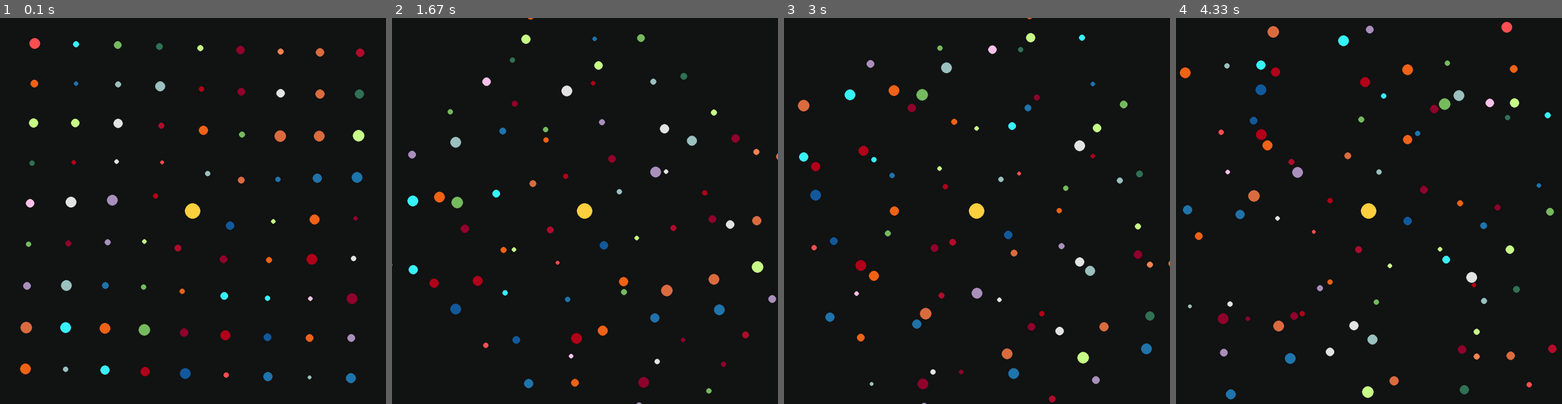
Above: before the commit, frames 1-4 (left to right).
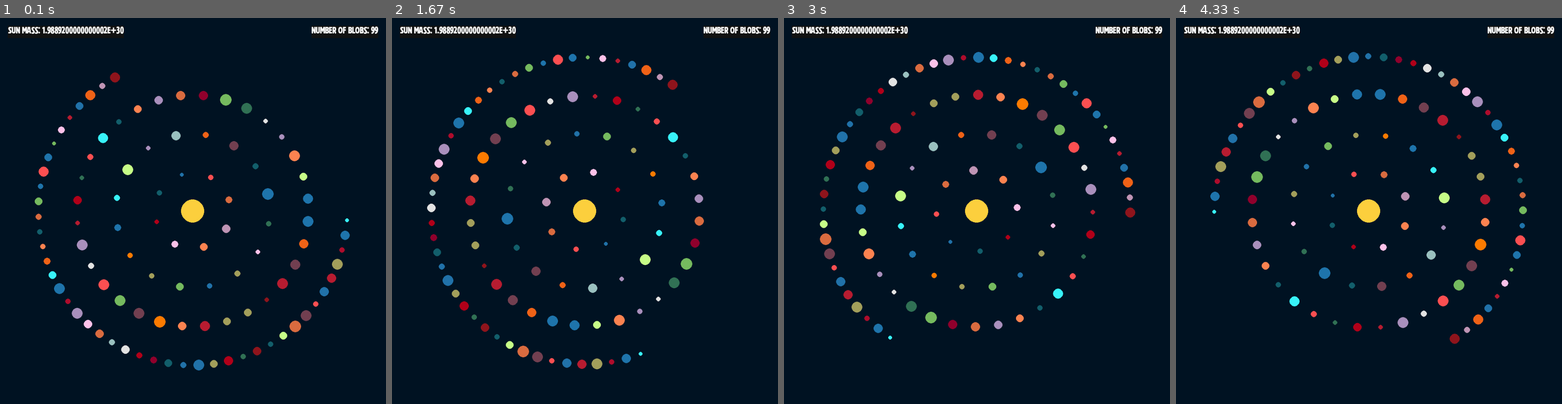
Above: after the commit, the same moments.

Repository: jmottster/newton
Game: pygame game, started from main.py
The game is run twice, just before and just after one commit, with the same random seed, the same clock (stepped at 60 frames per second) and the same inputs.
Inputs:
- Up to frame 1 (0.1 s): no input
- Up to frame 2 (1.67 s): no input
- Up to frame 3 (3 s): no input
- Up to frame 4 (4.33 s): no input

The runs differ from the first frame. In frame 1, 7.2% of the frame differs, in the area x 2-98%, y 2-95%; in frame 2, 6.9%; in frame 3, 7.0%; in frame 4, 7.2%.

Commit message:
Massive refactoring of code, added circular grid placement, added stat display, and other stuff

Diff:
--- /dev/null
+++ b/blob_plotter.py
@@ -0,0 +1,251 @@
+"""
+Newton's Laws, a simulator of physics at the scale of space
+
+Class file for setting up initial posisions and velocities of blobs and maintaining them
+
+by Jason Mott, copyright 2024
+"""
+import pygame
+import math
+import random
+from globals import *
+from massive_blob import MassiveBlob
+
+__author__ = "Jason Mott"
+__copyright__ = "Copyright 2024"
+__license__ = "GPL 3.0"
+__version__ = "0.0.1"
+__maintainer__ = "Jason Mott"
+__email__ = "github@jasonmott.com"
+__status__ = "In Progress"
+
+
+class BlobPlotter:
+
+    """
+    A class used for setting up initial posisions and velocities of blobs and maintaining them
+
+    Attributes
+    ----------
+
+
+    Methods
+    -------
+    setup_blobs()
+        populates blob array according to global var values
+    draw_blobs(screen, blob_font)
+        draws the blobs on the screen (a PyGame screen), also draws a name label if that's turned on
+    draw_stats(screen, stat_font)
+        draws blob stats on the screen corners (mass of sun, number of blobs left, how many swallowed, how many escaped)
+    update_blobs()
+        applies collision detection, gravitational pull, and if activated, edge detection
+
+    """
+
+    def __init__(self):
+        self.blobs = []
+
+    def setup_blobs(self):
+        # split the screen up into enough partitions for every blob
+        if NUM_BLOBS > 9:
+            blob_partition = round((SCALED_SCREEN_SIZE / math.sqrt(NUM_BLOBS)))
+        else:
+            blob_partition = SCALED_SCREEN_SIZE / 4
+
+        # Set up the center blob, which will be the massive star all other blobs orbit
+        x = SCALED_SCREEN_SIZE / 2
+        y = SCALED_SCREEN_SIZE / 2
+
+        self.blobs.append(
+            MassiveBlob(
+                CENTER_BLOB_NAME,
+                CENTER_BLOB_COLOR,
+                CENTER_BLOB_RADIUS,
+                CENTER_BLOB_MASS,
+                x,
+                y,
+                0,
+                0,
+            )
+        )
+
+        # Blob placement grid, either square (if SQUARE_BLOB_PLOTTER True) or circular . . .
+
+        # Interators for square grid placement
+        y_count = 0
+        y_turns = 0
+        x_turns = 1
+
+        # Interators for circular grid placement
+        plot_rad = 0
+        pi_inc = 0.25
+        plot_radius = blob_partition
+
+        for z in range(NUM_BLOBS - 1):
+            # Set up some random values for this blob
+            color = round(random.random() * (len(COLORS) - 1))
+            radius = round((random.random() * (MAX_RADIUS - MIN_RADIUS)) + MIN_RADIUS)
+            mass = (random.random() * (MAX_MASS - MIN_MASS)) + MIN_MASS
+
+            if SQUARE_BLOB_PLOTTER == True:  # Square grid x,y plot for this blob
+                # Get x and y coordinates for this blob
+                # x and y take turns moving, each turn gives the other one more turn than
+                # last time, which we need to do to spiral around in a square grid
+                if y_turns == 0:
+                    x_turns -= 1
+                    if x_turns == 0:
+                        y_turns = y_count + 1
+                        y_count = 0
+
+                    if y <= (SCALED_SCREEN_SIZE / 2):
+                        x += blob_partition
+                    elif y > (SCALED_SCREEN_SIZE / 2):
+                        x -= blob_partition
+                else:
+                    y_count += 1
+                    y_turns -= 1
+                    if y_turns == 0:
+                        x_turns = y_count + 1
+
+                    if x >= (SCALED_SCREEN_SIZE / 2):
+                        y += blob_partition
+                    elif x < (SCALED_SCREEN_SIZE / 2):
+                        y -= blob_partition
+            else:  # Circular grid x,y plot for this blob
+                # Get x and y for this blob, vars set up from last interation or initial setting
+                x = (SCALED_SCREEN_SIZE / 2) + math.cos(plot_rad) * plot_radius
+                y = (SCALED_SCREEN_SIZE / 2) + math.sin(plot_rad) * plot_radius
+
+                # Set up vars for next interation, move the "clock dial" another notch,
+                # or make it longer by blob_partition if we've gone around 360 degrees
+                if round(plot_rad, 8) == round((math.pi * 2) - (math.pi * pi_inc), 8):
+                    plot_rad = 0
+                    plot_radius += blob_partition
+                    pi_inc = pi_inc / 2
+                else:
+                    plot_rad += math.pi * pi_inc
+
+            # Figure out velocity for this blob
+            dx = x - (SCALED_SCREEN_SIZE / 2)
+            dy = y - (SCALED_SCREEN_SIZE / 2)
+
+            velocity = 0
+            if START_PERFECT_ORBIT == True:
+                # get velocity for a perfect orbit around center blob
+                d = math.sqrt(dx**2 + dy**2)
+                velocity = math.sqrt(G * CENTER_BLOB_MASS / d)
+            else:
+                # Just use a random velocity
+                velocity = (
+                    random.random() * (MAX_VELOCITY - MIN_VELOCITY) + MIN_VELOCITY
+                )
+
+            # Take our angle to the center and move it 90 degrees
+            # to set an orbital trajectory
+            rad = math.atan2(dy, dx)
+            rad = rad + (math.pi * 0.5)
+            # Set x and y velocities proportionate to orbital direction
+            velocityx = math.cos(rad) * velocity
+            velocityy = math.sin(rad) * velocity
+
+            ## Make sure all velocities are pointing is the right direction
+
+            # Adjust y velocities according to where they are on the x axis
+            if x > (SCALED_SCREEN_SIZE / 2) and velocityy < 0:
+                velocityy = -velocityy
+            elif x < (SCALED_SCREEN_SIZE / 2) and velocityy > 0:
+                velocityy = -velocityy
+
+            # Adjust x velocities according to where they are on the y axis
+            if y > (SCALED_SCREEN_SIZE / 2) and velocityx > 0:
+                velocityx = -velocityx
+            elif y < (SCALED_SCREEN_SIZE / 2) and velocityx < 0:
+                velocityx = -velocityx
+
+            # Phew, let's instantiate this puppy . . .
+            self.blobs.append(
+                MassiveBlob(
+                    str(z + 1), COLORS[color], radius, mass, x, y, velocityx, velocityy
+                )
+            )
+
+    def draw_blobs(self, screen, blob_font):
+        # Draw the blobs
+        for blob in self.blobs:
+            # get rid of dead blobs
+            if blob.dead == True:
+                self.blobs.remove(blob)
+                continue
+            x, y = blob.x * SCALE, blob.y * SCALE
+            pygame.draw.circle(
+                screen,
+                blob.color,
+                (x, y),
+                blob.radius,
+            )
+            # Uncomment for writting lables on blobs
+            # mass_text = blob_font.render(f"{blob.name}", 1, (255, 255, 255), (0, 0, 0))
+            # screen.blit(
+            #     mass_text,
+            #     (
+            #         (blob.x * SCALE) - (mass_text.get_width() / 2),
+            #         (blob.y * SCALE) - (mass_text.get_height() / 2),
+            #     ),
+            # )
+            #
+            # Ghosting not really working at the moment
+            # if blob.ghosting == True:
+            #     pygame.draw.circle(
+            #         screen,
+            #         blob.color,
+            #         (blob.ghostx, blob.ghosty),
+            #         blob.radius,
+            #     )
+
+    def draw_stats(self, screen, stat_font):
+        stat_text_left = stat_font.render(
+            f"Sun mass: {self.blobs[0].mass}",
+            1,
+            (255, 255, 255),
+            (19, 21, 21),
+        )
+        screen.blit(
+            stat_text_left,
+            (
+                20,
+                20,
+            ),
+        )
+        stat_text_right = stat_font.render(
+            f"Number of blobs: {len(self.blobs)-1}",
+            1,
+            (255, 255, 255),
+            (19, 21, 21),
+        )
+        screen.blit(
+            stat_text_right,
+            (
+                SCREEN_SIZE - stat_text_right.get_width() - 20,
+                20,
+            ),
+        )
+
+    def update_blobs(self):
+        # set up hash to prevent double checking blob pairs for collision
+        checked = {}
+
+        # Check blobs
+        for blob in self.blobs:
+            # Check for and react to any collisions with other blobs
+            for blob2 in self.blobs:
+                if (id(blob2) != id(blob)) and (checked.get(id(blob2)) == None):
+                    blob.collision_detection(blob2)  # TODO ghost collision detection
+                blob.gravitational_pull(blob2, G)
+
+            checked[id(blob)] = 1
+
+            # Change direction or wrap if hitting the edge of screen
+            # blob.edge_detection(screen, wrap)
+
+            # Apply velocity
+            blob.advance()
--- a/globals.py
+++ b/globals.py
@@ -7,6 +7,7 @@
 """
 
 import math
+from os import path
 
 __author__ = "Jason Mott"
 __copyright__ = "Copyright 2024"
@@ -23,25 +24,30 @@
 SCALE_FACTOR = 500  # Number of pixles to equal 1 AU
 SCALE = SCALE_FACTOR / AU  # 1 AU = SCALE_FACTOR pixels
 FRAME_RATE = 60  # there are FRAME_RATE frames per second
-TIMESCALE = 3600 * 10  # elapsed time per frame, in seconds
+TIMESCALE = 3600 * 12  # elapsed time per frame, in seconds
 SCREEN_SIZE = 1000  # Height and width of screen (square is best for orbits)
 SCALED_SCREEN_SIZE = (SCREEN_SIZE / SCALE_FACTOR) * AU  # Real height and width in AU
-BACKGROUND_COLOR = (19, 21, 21)  # screen background color
+BACKGROUND_COLOR = (0, 21, 36)  # screen background color
 # night black (19, 21, 21)
 # jet grey (43, 44, 40)
+# rich black (0, 21, 36)
+DISPLAY_FONT = path.join("resources", "Rushfordclean-rgz89.otf")
+WINDOW_ICON = path.join("resources", "newton_icon.png")
 
 # Vars for creating blobs somewhat randomly
-NUM_BLOBS = 90
+NUM_BLOBS = 100
 MIN_RADIUS = 5
 MAX_RADIUS = 15
 START_PERFECT_ORBIT = True  # If true all blobs will start
 # with a perfect orbital velocity
+SQUARE_BLOB_PLOTTER = False  # Plot blobs in a square grid to start
+# (more chaos to start), otherwise a perfect circular grid (less chaos to start) will be used
 MIN_VELOCITY = 25.783 * 500  # Only if START_PERFECT_ORBIT is False
 MAX_VELOCITY = 29.783 * 500  # Only if START_PERFECT_ORBIT is False
 MIN_MASS = 3.30 * 10**23 * 0.75  # currently set with 75% of mass of Mercury
 MAX_MASS = 5.9742 * 10**24  # currently set with mass of Earth
 CENTER_BLOB_MASS = 1.98892 * 10**30  # currently set with mass of the sun
-CENTER_BLOB_RADIUS = 20
+CENTER_BLOB_RADIUS = 30
 CENTER_BLOB_COLOR = (255, 210, 63)
 CENTER_BLOB_NAME = "sun"
 
@@ -64,6 +70,13 @@
     (255, 196, 235),
     (242, 100, 25),
     (20, 92, 158),
+    (255, 125, 0),
+    (21, 97, 109),
+    (186, 31, 51),
+    (145, 23, 31),
+    (116, 66, 83),
+    (166, 161, 94),
+    (194, 151, 184),
 ]
 
 
--- a/main.py
+++ b/main.py
@@ -6,11 +6,11 @@
 by Jason Mott, copyright 2024
 """
 
-import sys
+
 import pygame
-import random
-from os import path
+from resources import resource_path
 from massive_blob import MassiveBlob
+from blob_plotter import BlobPlotter
 from globals import *
 
 __author__ = "Jason Mott"
@@ -22,129 +22,21 @@
 __status__ = "In Progress"
 
 
-def resource_path(relative_path):
-    # Get absolute path to resource, works for dev and for PyInstaller
-    try:
-        # PyInstaller creates a temp folder and stores path in _MEIPASS
-        base_path = sys._MEIPASS
-    except Exception:
-        base_path = path.abspath(".")
-
-    return path.join(base_path, relative_path)
-
-
-blobs = []
 pygame.init()
 
 # Set up the window, frame rate clock, and fonts
 screen = pygame.display.set_mode([SCREEN_SIZE, SCREEN_SIZE])
 pygame.display.set_caption("Newton's Laws")
-img = pygame.image.load(resource_path("newton_icon.png"))
+img = pygame.image.load(resource_path(WINDOW_ICON))
 pygame.display.set_icon(img)
 clock = pygame.time.Clock()
-font = pygame.font.SysFont("comicsans", 16)
-
-
-def setup_blobs():
-    # split the screen up into enough partitions for every blob
-    blob_partition = round((SCALED_SCREEN_SIZE / math.sqrt(NUM_BLOBS)))
-
-    # Set up the center blob, which will be the massive star all other blobs orbit
-    x = SCALED_SCREEN_SIZE / 2
-    y = SCALED_SCREEN_SIZE / 2
-
-    blobs.append(
-        MassiveBlob(
-            CENTER_BLOB_NAME,
-            CENTER_BLOB_COLOR,
-            CENTER_BLOB_RADIUS,
-            CENTER_BLOB_MASS,
-            x,
-            y,
-            0,
-            0,
-        )
-    )
-
-    # Spiral around the center in a square grid of partitions,
-    # one partition at a time, to place the other blobs
-    y_count = 0
-    y_turns = 0
-    x_turns = 1
-    for z in range(NUM_BLOBS - 1):
-        # Set up some random values for this blob
-        color = round(random.random() * (len(COLORS) - 1))
-        radius = round((random.random() * (MAX_RADIUS - MIN_RADIUS)) + MIN_RADIUS)
-        mass = (random.random() * (MAX_MASS - MIN_MASS)) + MIN_MASS
-
-        # Get x and y coordinates for this blob
-        # x and y take turns moving, each turn gives the other one more turn than
-        # last time, which we need to do to spiral around in a square grid
-        if y_turns == 0:
-            x_turns -= 1
-            if x_turns == 0:
-                y_turns = y_count + 1
-                y_count = 0
-
-            if y <= (SCALED_SCREEN_SIZE / 2):
-                x += blob_partition
-            elif y > (SCALED_SCREEN_SIZE / 2):
-                x -= blob_partition
-        else:
-            y_count += 1
-            y_turns -= 1
-            if y_turns == 0:
-                x_turns = y_count + 1
-
-            if x >= (SCALED_SCREEN_SIZE / 2):
-                y += blob_partition
-            elif x < (SCALED_SCREEN_SIZE / 2):
-                y -= blob_partition
-
-        dx = x - (SCALED_SCREEN_SIZE / 2)
-        dy = y - (SCALED_SCREEN_SIZE / 2)
-
-        velocity = 0
-        if START_PERFECT_ORBIT == True:
-            # get velocity for a perfect orbit around center blob
-            d = math.sqrt(dx**2 + dy**2)
-            velocity = math.sqrt(G * CENTER_BLOB_MASS / d)
-        else:
-            # Just use a random velocity
-            velocity = random.random() * (MAX_VELOCITY - MIN_VELOCITY) + MIN_VELOCITY
-
-        # Take our angle to the center and move it 90 degrees
-        # to set an orbital trajectory
-        rad = math.atan2(dy, dx)
-        rad = rad + (math.pi * 0.5)
-        # Set x and y velocities proportionate to orbital direction
-        velocityx = math.cos(rad) * velocity
-        velocityy = math.sin(rad) * velocity
-
-        ## Make sure all velocities are pointing is the right direction
-
-        # Adjust y velocities according to where they are on the x axis
-        if x > (SCALED_SCREEN_SIZE / 2) and velocityy < 0:
-            velocityy = -velocityy
-        elif x < (SCALED_SCREEN_SIZE / 2) and velocityy > 0:
-            velocityy = -velocityy
-
-        # Adjust x velocities according to where they are on the y axis
-        if y > (SCALED_SCREEN_SIZE / 2) and velocityx > 0:
-            velocityx = -velocityx
-        elif y < (SCALED_SCREEN_SIZE / 2) and velocityx < 0:
-            velocityx = -velocityx
-
-        # Phew, let's instantiate this puppy . . .
-        blobs.append(
-            MassiveBlob(
-                str(z + 1), COLORS[color], radius, mass, x, y, velocityx, velocityy
-            )
-        )
+stat_font = pygame.font.Font(resource_path(DISPLAY_FONT), 24)
+blob_font = pygame.font.Font(resource_path(DISPLAY_FONT), 18)
 
 
 # Get all the blobs ready to roll
-setup_blobs()
+blob_plotter = BlobPlotter()
+blob_plotter.setup_blobs()
 
 # Run until the user asks to quit
 running = True
@@ -158,62 +50,15 @@
     # Fill the background
     screen.fill(BACKGROUND_COLOR)
 
-    # Draw the blobs
-    for blob in blobs:
-        # get rid of dead blobs
-        if blob.dead == True:
-            blobs.remove(blob)
-            continue
-        x, y = blob.x * SCALE, blob.y * SCALE
-        pygame.draw.circle(
-            screen,
-            blob.color,
-            (x, y),
-            blob.radius,
-        )
-        # Uncomment for writting lables on blobs
-        # mass_text = font.render(
-        #     f"D{blob.dead}, vx={blob.vx}, vy={blob.vy}",
-        #     1,
-        #     (255, 255, 255),
-        # )
-        # screen.blit(
-        #     mass_text,
-        #     (
-        #         (blob.x * SCALE - mass_text.get_width() / 2),
-        #         (blob.y * SCALE) - blob.radius - mass_text.get_height(),
-        #     ),
-        # )
-        #
-        # Ghosting not really working at the moment
-        # if blob.ghosting == True:
-        #     pygame.draw.circle(
-        #         screen,
-        #         blob.color,
-        #         (blob.ghostx, blob.ghosty),
-        #         blob.radius,
-        #     )
+    blob_plotter.draw_blobs(screen, blob_font)
+
+    blob_plotter.draw_stats(screen, stat_font)
 
     # Flip the display
     pygame.display.flip()
 
-    # set up hash to prevent double checking blob pairs for collision
-    checked = {}
-
-    # Check blobs
-    for blob in blobs:
-        # Check for and react to any collisions with other blobs
-        for blob2 in blobs:
-            if (id(blob2) != id(blob)) and (checked.get(id(blob2)) == None):
-                blob.collision_detection(blob2)  # TODO ghost collision detection
-            blob.gravitational_pull(blob2, G)
-
-        checked[id(blob)] = 1
-
-        blob.advance()
-
-        # Change direction or wrap if hitting the edge of screen
-        # blob.edge_detection(screen, wrap)
+    # Apply changes
+    blob_plotter.update_blobs()
 
     # ensure frame rate
     clock.tick(FRAME_RATE)
--- a/massive_blob.py
+++ b/massive_blob.py
@@ -84,9 +84,8 @@
         self.y += self.vy * TIMESCALE
 
     def edge_detection(self, screen, wrap):
-        if (
-            wrap == True
-        ):  # TODO fix wraping for scale, get ghosting to work (or find a new strategy)
+        if wrap == True:
+            # TODO fix wraping for scale, get ghosting to work (or find a new strategy)
             # Move real x to other side of screen if it's gone off the edge
             if self.vx < 0 and self.x < 0:
                 self.x = screen.get_width()
@@ -173,37 +172,38 @@
             self.vy = self.vy * 0.995
             blob.vy = blob.vy * 0.995
 
-            # To prevent cling-ons, we have the center blob swallow blobs
+            # To prevent (or reduce) cling-ons, we have the center blob swallow blobs
             # that cross the collision boundry too far
             if self.name == CENTER_BLOB_NAME or blob.name == CENTER_BLOB_NAME:
                 smaller_blob = self
-                if self.name != CENTER_BLOB_NAME:
+                larger_blob = blob
+                if self.name == CENTER_BLOB_NAME:
                     smaller_blob = blob
-                if abs(dd - d) >= (smaller_blob.scaled_radius * 0.5):
-                    if self.mass > blob.mass:
-                        self.mass += blob.mass
-                        blob.dead = True
-                    else:
-                        blob.mass += self.mass
-                        self.dead = True
+                    larger_blob = self
+                if abs(dd - d) >= (smaller_blob.scaled_radius * 0.6):
+                    larger_blob.mass += smaller_blob.mass
+                    smaller_blob.dead = True
 
     def gravitational_pull(self, blob, g):
+        # Get distance between blobs, and cross over distance
+        # where gravity stops (to keep blobs from gluing to each other)
         dx = blob.x - self.x
         dy = blob.y - self.y
         d = math.sqrt((dx * dx) + (dy * dy))
         dd = (self.scaled_radius * 0.90) + blob.scaled_radius
 
+        # if two blobs are within gravitational range of each other,
+        # and not overlapping too much
         if d < self.GRAVITATIONAL_RANGE and d >= dd:
             F = g * self.mass * blob.mass / d**2
 
-            theta = math.atan2(dy, dx)
-            fdx = math.cos(theta) * F
-            fdy = math.sin(theta) * F
-
-            # print(
-            #     f"s={self.name} to {blob.name} d={round(d)}, F={F} vx={self.vx}, vy={self.vy}, fdx={fdx}, fdy={fdy}"
-            # )
-            # i = input()
+            rad = math.atan2(dy, dx)
+            fdx = math.cos(rad) * F
+            fdy = math.sin(rad) * F
 
             self.vx += fdx / self.mass * TIMESCALE
             self.vy += fdy / self.mass * TIMESCALE
+
+        elif d > self.GRAVITATIONAL_RANGE and self.name == CENTER_BLOB_NAME:
+            # If out of Sun's gravitational range, kill it
+            blob.dead = True
--- /dev/null
+++ b/resources.py
@@ -0,0 +1,29 @@
+"""
+Newton's Laws, a simulator of physics at the scale of space
+
+File for resource related vars or functions
+
+by Jason Mott, copyright 2024
+"""
+
+import sys
+from os import path
+
+__author__ = "Jason Mott"
+__copyright__ = "Copyright 2024"
+__license__ = "GPL 3.0"
+__version__ = "0.0.1"
+__maintainer__ = "Jason Mott"
+__email__ = "github@jasonmott.com"
+__status__ = "In Progress"
+
+
+def resource_path(relative_path):
+    # Get absolute path to resource, works for dev and for PyInstaller
+    try:
+        # PyInstaller creates a temp folder and stores path in _MEIPASS
+        base_path = sys._MEIPASS
+    except Exception:
+        base_path = path.abspath(".")
+
+    return path.join(base_path, relative_path)
Binary file added: resources/Rushfordclean-rgz89.otf
Renamed: newton_icon.png -> resources/newton_icon.png
